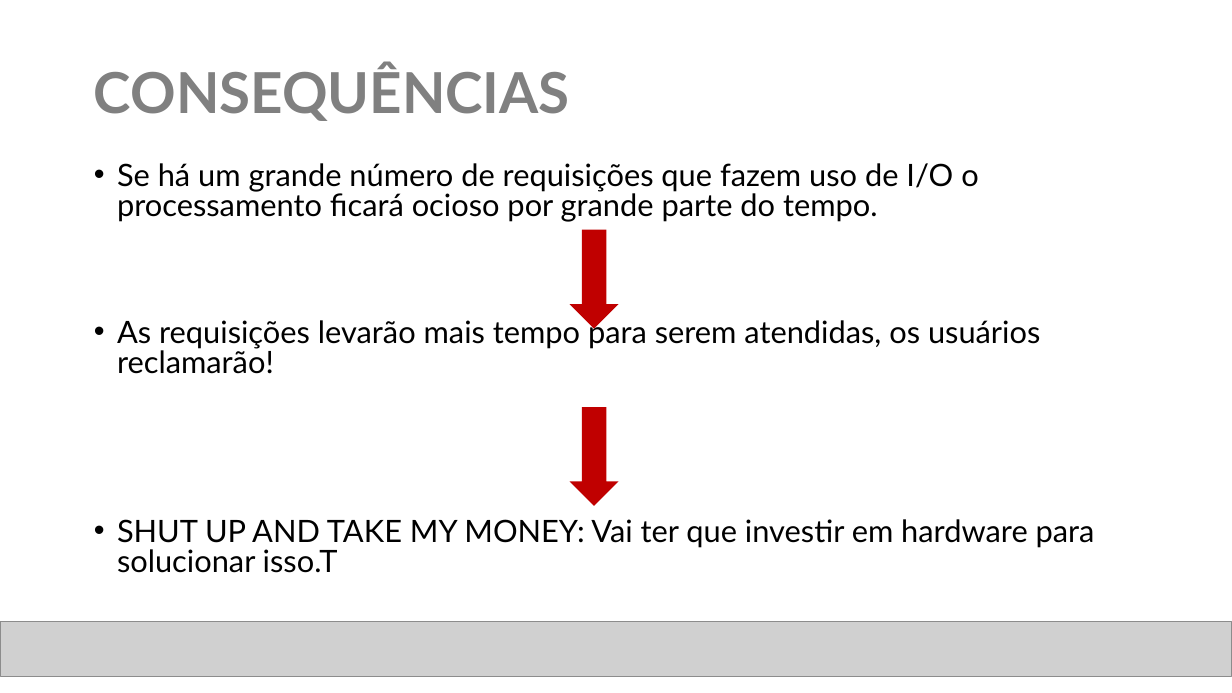
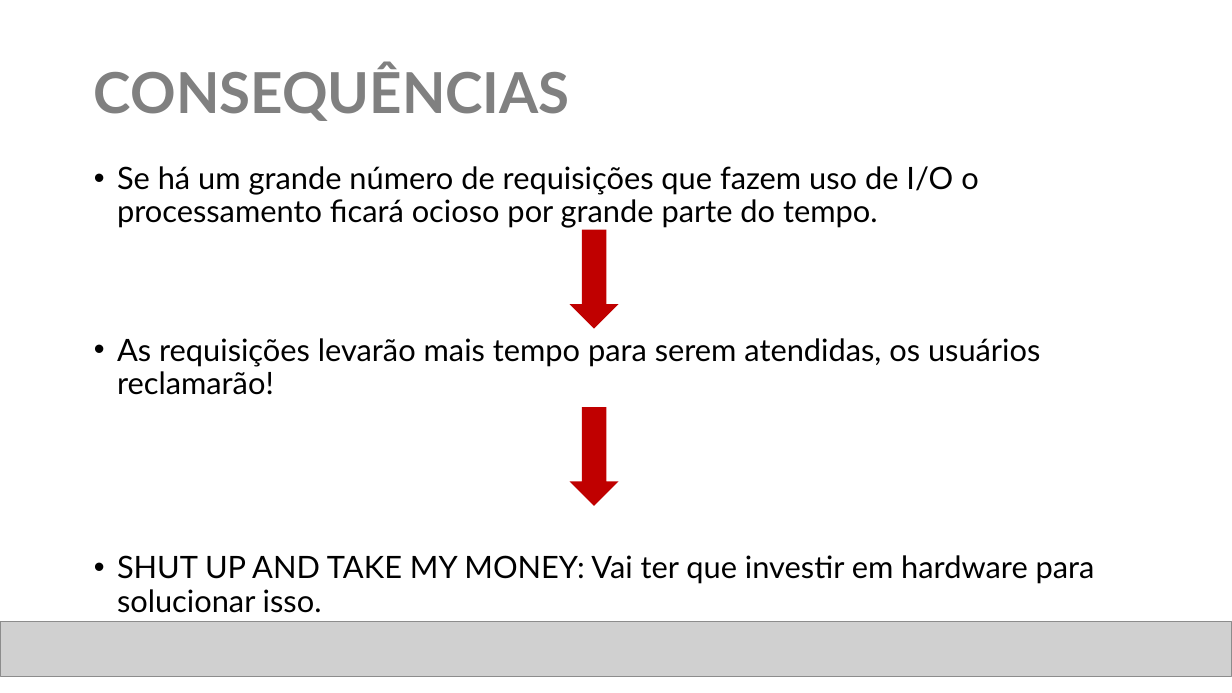
Before and after one commit to claudineyjr/asynchronousCode, a slide deck: slide 6 of slides.pptx. Drawn at 1232x693 pixels with LibreOffice and Linux fonts; fonts in the diff are those of the drawing; grey boxes stand for pictures. Boxes give left, top, right and bottom in pixels: in the first picture for what was removed or moved away, otherwise in the second. Text is boxed around its words. In the diff, an @@ line names an element or a change of style, - is before the commit and + after.

Commit message:
Slides apresentação

```diff
--- a/slides.pptx
+++ b/slides.pptx
@@ text at bbox=[117, 166, 1040, 395]: line spacing 0.8 to 0.9 @@
@@ text at bbox=[117, 555, 1095, 613]: text changed @@
-• SHUT UP AND TAKE MY MONEY: Vai ter que investir em hardware para solucionar isso.T
+• SHUT UP AND TAKE MY MONEY: Vai ter que investir em hardware para solucionar isso.
```
Also in this commit, not shown: 1 other slide changed.
